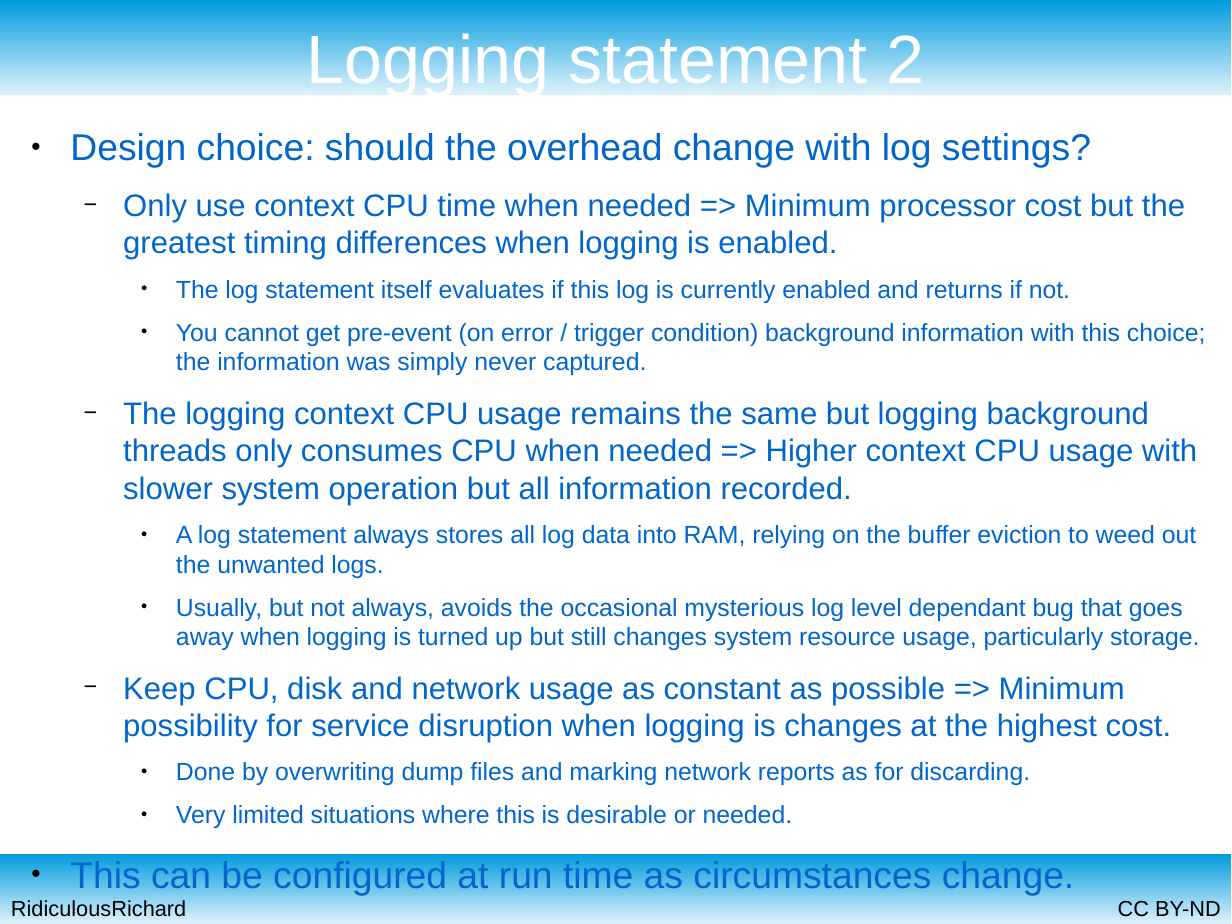
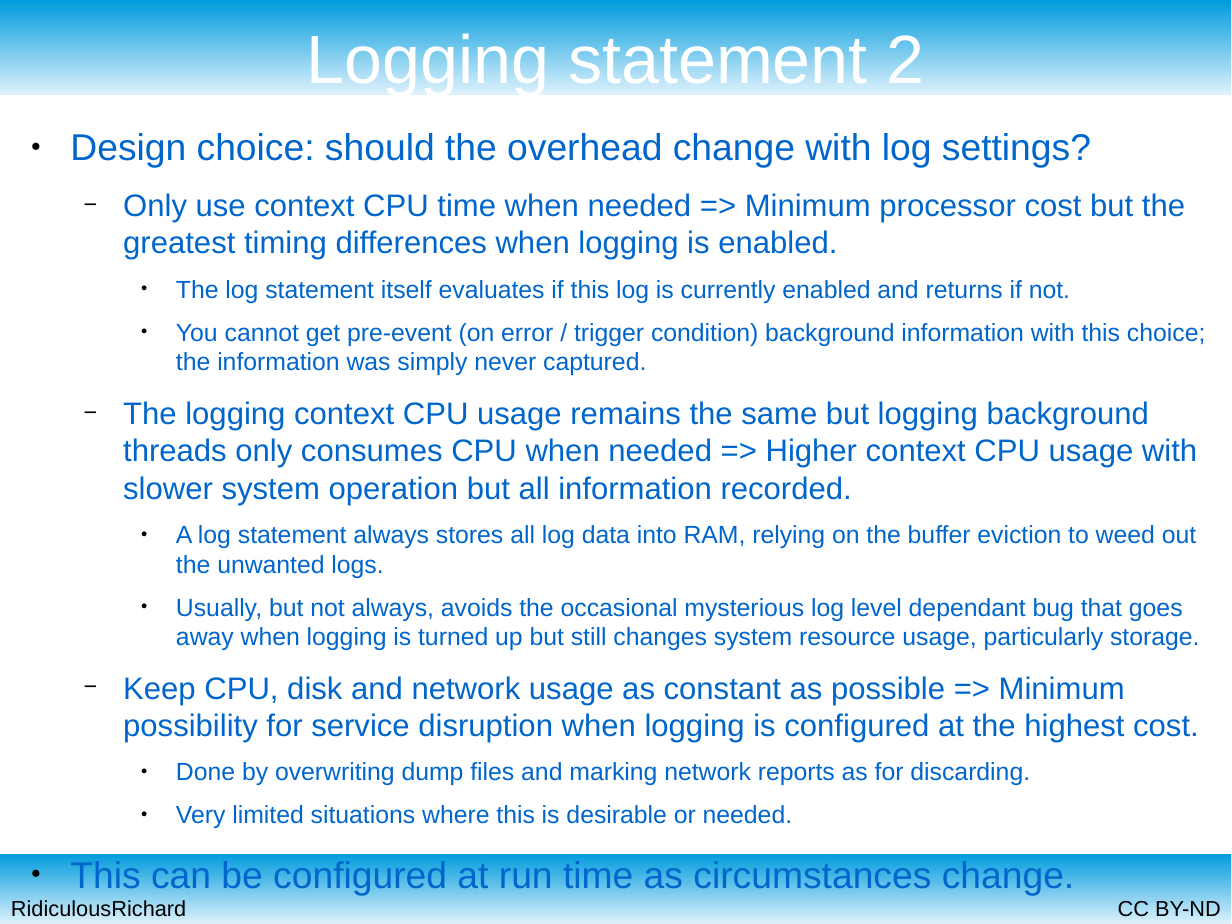
Before and after one commit to RidiculousRichard/presentations, a slide deck: slide 9 of Bandwidth limited logging.odp. Drawn at 1232x924 pixels with LibreOffice and Linux fonts; fonts in the diff are those of the drawing. Boxes give left, top, right and bottom in pixels: in the first picture for what was removed or moved away, otherwise in the second. Text is boxed around its words. In the diff, an @@ line names an element or a change of style, - is before the commit and + after.

```diff
--- a/Bandwidth limited logging.odp
+++ b/Bandwidth limited logging.odp
@@ text at (123,676,1199,743): text changed @@
-  − Keep CPU, disk and network usage as constant as possible => Minimum possibility for service disruption when logging is changes at the highest cost.
+  − Keep CPU, disk and network usage as constant as possible => Minimum possibility for service disruption when logging is configured at the highest cost.
```
Also in this commit, not shown: 8 other slides changed.
